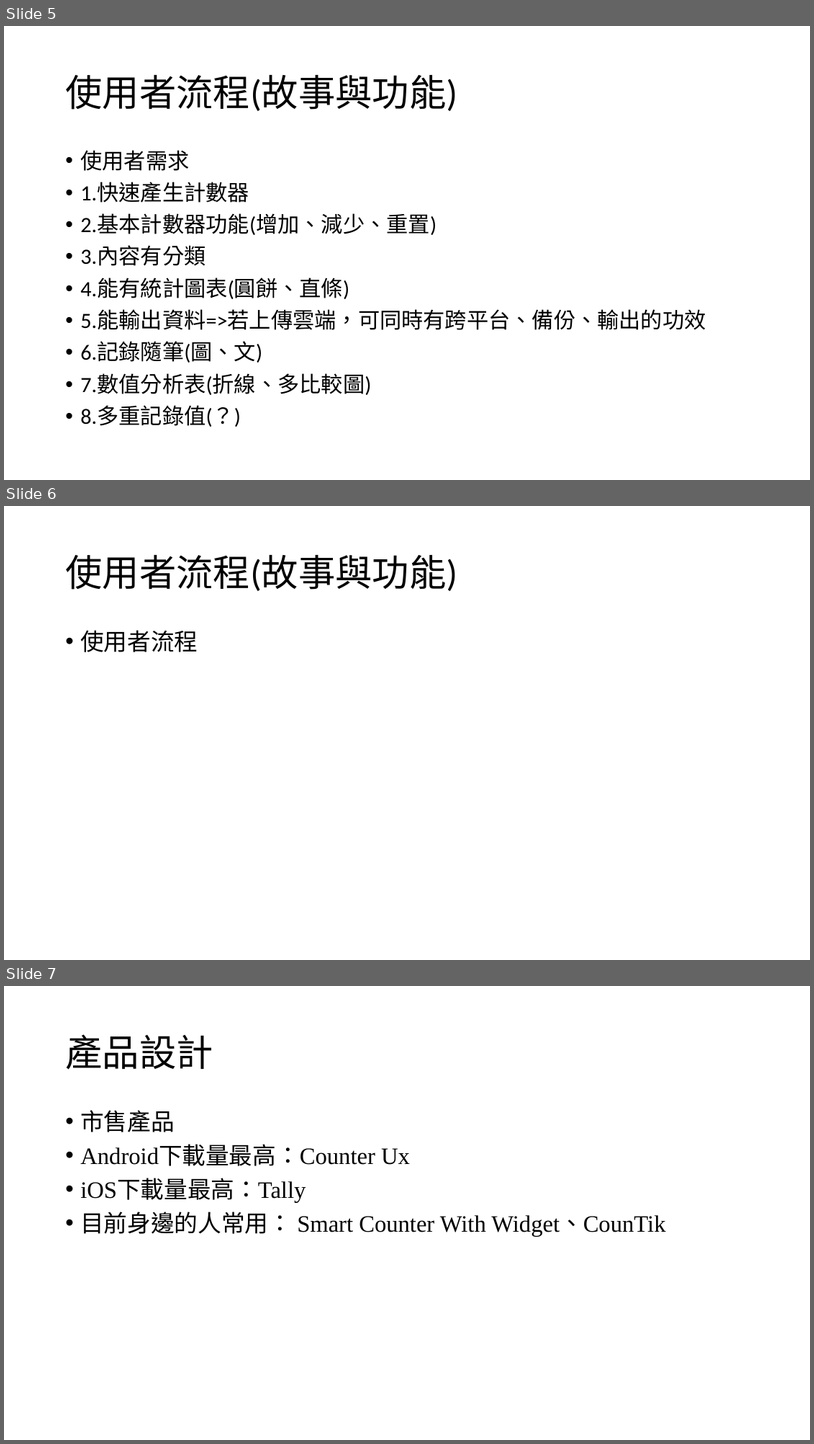
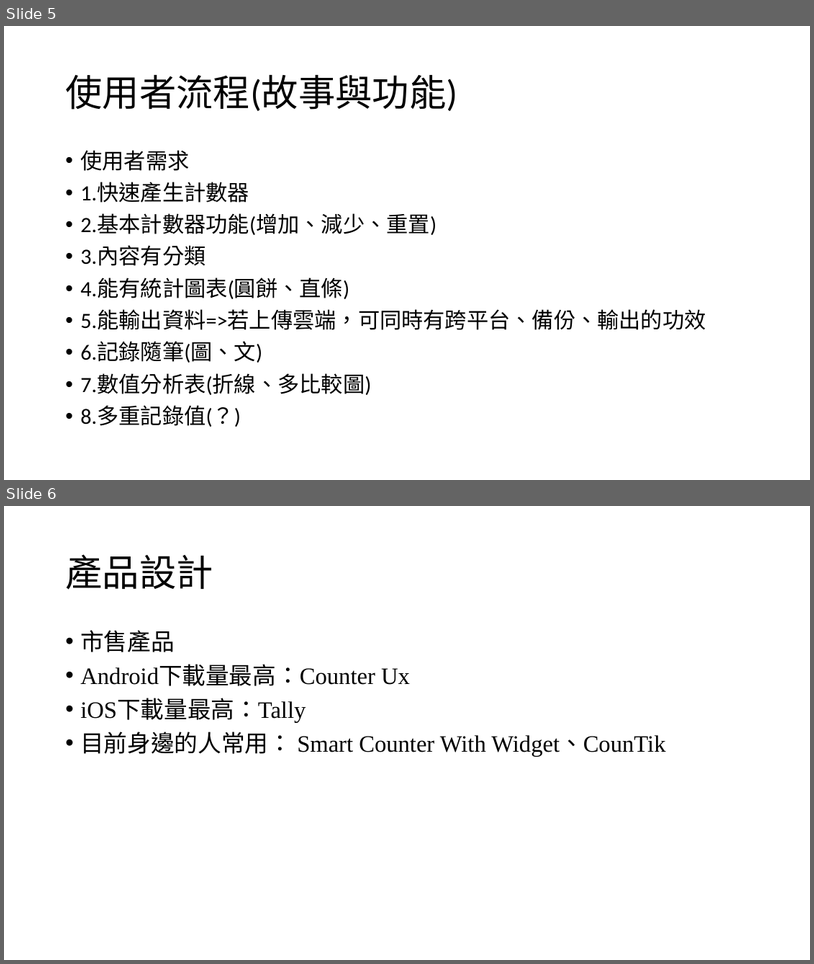
Before and after one commit to wubrother18/card_book_flutter, a slide deck: 小卡冊專案計劃.pptx. Shown one above the other, each under a label of ours: slides 5, 6 and 7 before the commit, slides 5 and 6 after it. The pictures are 814x1444 and 814x964 pixels, drawn with LibreOffice and Linux fonts; fonts in the diff are those of the drawing. Boxes give left, top, right and bottom in pixels: in the first picture for what was removed or moved away, otherwise in the second. Text is boxed around its words. In the diff, an @@ line names an element or a change of style, - is before the commit and + after.

```diff
--- a/小卡冊專案計劃.pptx
+++ b/小卡冊專案計劃.pptx
@@ slide 6 removed at (x1=4, y1=506, x2=810, y2=960), background #FFFFFF @@
@@ title removed at (x1=65, y1=555, x2=458, y2=591) @@
-使用者流程(故事與功能)
@@ text removed at (x1=80, y1=630, x2=198, y2=652) @@
-• 使用者流程
@@ what was slide 7 is now slide 6 @@
```
Also in this commit, not shown: 7 slides changed, 2 slides added, 4 other slides removed, 5 other files.
